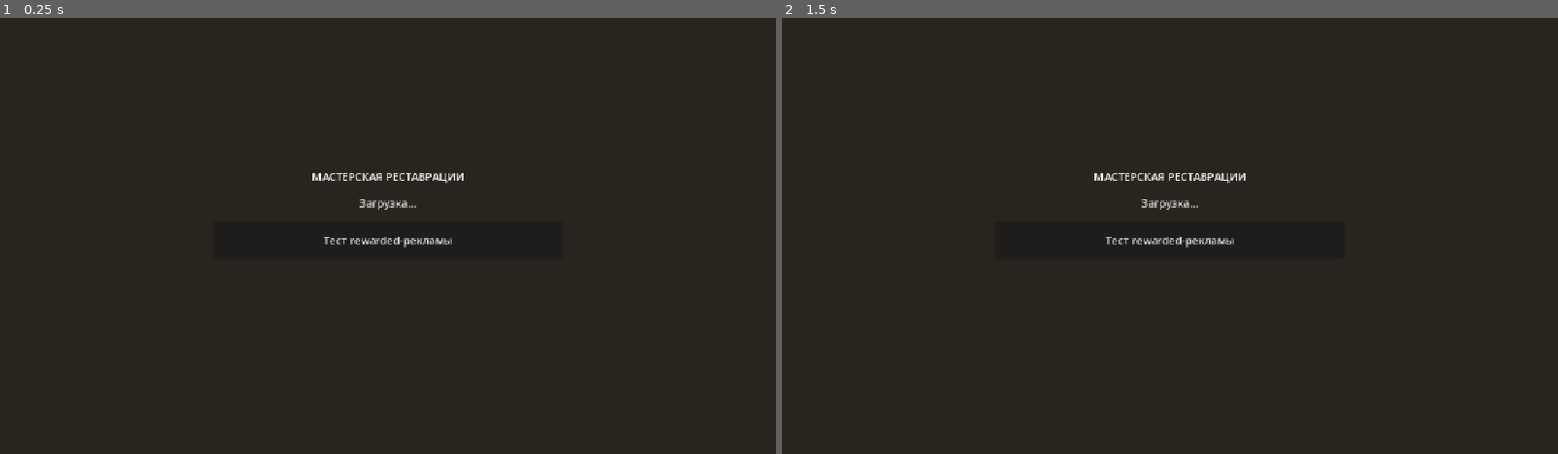
Above: before the commit, frames 1-2 (left to right).
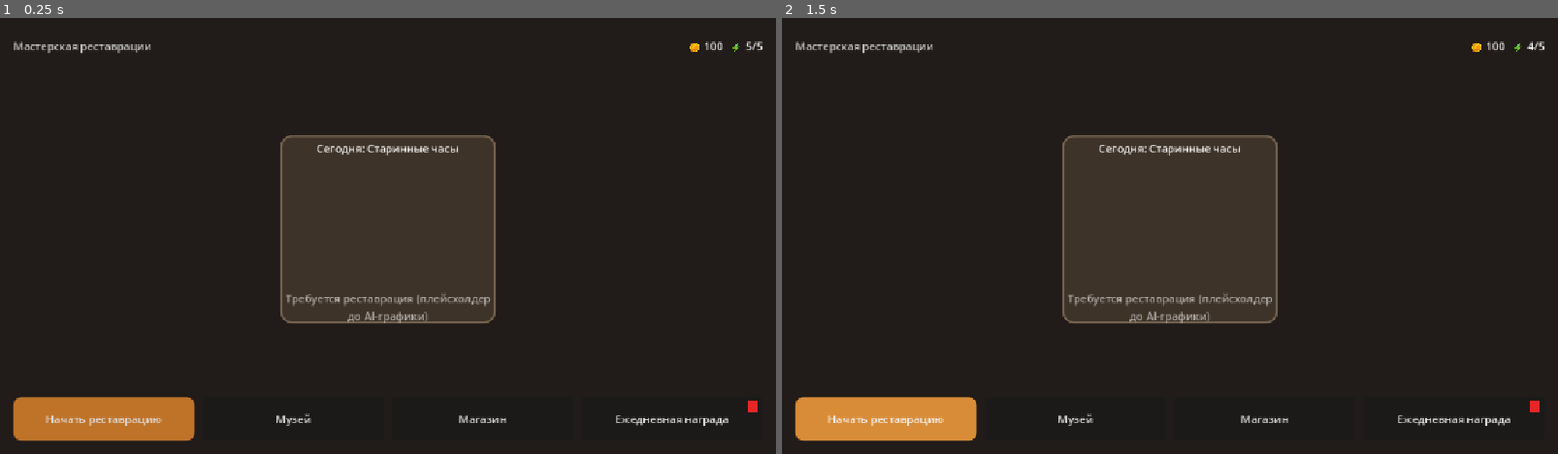
Above: after the commit, the same moments.

Repository: DAIMORE-CODE/architect
Game: Godot game, scene res://scenes/Main.tscn
The game is run twice, just before and just after one commit, with the same random seed, the same clock (stepped at 60 frames per second) and the same inputs.
Inputs (mouse positions are in pixels of both pictures, inside the frame that each line leads up to):
- Up to frame 1 (0.25 s): no input
- Up to frame 2 (1.5 s): click (1170, 240) at 0.5 s, where only the run before the commit has a clickable "Тест rewarded-рекламы"; click (882, 419) at 1.25 s, where only the run after the commit has a clickable "Начать реставрацию"

The runs differ from the first frame. In frame 1, 6.9% of the frame differs, in the area x 1-99%, y 5-98%; in frame 2, 6.9%.
Error before the commit: Parse Error: Cannot infer the type of "hub" variable because the value doesn't have a set type. (res://scripts/Main.gd:15)

Commit message:
fix: apply step 2 code review (Main.gd parsing, signal lifecycle, @onready bindings, UI adaptability)

Diff:
--- a/architect/scenes/screens/HubScreen.tscn
+++ b/architect/scenes/screens/HubScreen.tscn
@@ -72,6 +72,18 @@
 grow_vertical = 2
 theme_override_styles/panel = SubResource("StyleBoxFlat_workbench")
 
+[node name="WorkbenchMargin" type="MarginContainer" parent="RootMargin/VBox/WorkbenchArea/Workbench"]
+layout_mode = 1
+anchors_preset = 15
+anchor_right = 1.0
+anchor_bottom = 1.0
+grow_horizontal = 2
+grow_vertical = 2
+theme_override_constants/margin_left = 16
+theme_override_constants/margin_top = 16
+theme_override_constants/margin_right = 16
+theme_override_constants/margin_bottom = 16
+
 [node name="ItemPlaceholder" type="TextureRect" parent="RootMargin/VBox/WorkbenchArea/Workbench"]
 self_modulate = Color(1, 1, 1, 0.55)
 layout_mode = 1
@@ -122,24 +134,28 @@
 layout_mode = 2
 size_flags_horizontal = 3
 text = "Начать реставрацию"
+text_overrun_behavior = 3
 
 [node name="BtnMuseum" type="Button" parent="RootMargin/VBox/ButtonsBox"]
 custom_minimum_size = Vector2(0, 64)
 layout_mode = 2
 size_flags_horizontal = 3
 text = "Музей"
+text_overrun_behavior = 3
 
 [node name="BtnShop" type="Button" parent="RootMargin/VBox/ButtonsBox"]
 custom_minimum_size = Vector2(0, 64)
 layout_mode = 2
 size_flags_horizontal = 3
 text = "Магазин"
+text_overrun_behavior = 3
 
 [node name="BtnDaily" type="Button" parent="RootMargin/VBox/ButtonsBox"]
 custom_minimum_size = Vector2(0, 64)
 layout_mode = 2
 size_flags_horizontal = 3
 text = "Ежедневная награда"
+text_overrun_behavior = 3
 
 [node name="DailyDot" type="ColorRect" parent="RootMargin/VBox/ButtonsBox/BtnDaily"]
 layout_mode = 1
--- a/architect/scripts/Main.gd
+++ b/architect/scripts/Main.gd
@@ -12,7 +12,11 @@
 	# инициализированы к этому моменту — порядок задан в project.godot.
 	YandexSDK.notify_game_ready()
 	# Шаг 2: главный экран игры (Hub). Старый статус-каркас Шага 1 скрыт.
-	var hub := load("res://scenes/screens/HubScreen.tscn").instantiate()
+	var hub_scene := load("res://scenes/screens/HubScreen.tscn") as PackedScene
+	if hub_scene == null:
+		push_error("Main: не удалось загрузить HubScreen.tscn")
+		return
+	var hub: Control = hub_scene.instantiate()
 	hub.name = "HubScreen"
 	add_child(hub)
 	if status_label != null:
@@ -20,10 +24,6 @@
 	if ad_test_button != null:
 		ad_test_button.visible = false
 	_update_status()
-	GameData.coins_changed.connect(func(_v): _update_status())
-	GameData.energy_changed.connect(func(_c, _m): _update_status())
-	# Временная кнопка для проверки stub-рекламы (удалим на Шаге 2).
-	ad_test_button.pressed.connect(_on_ad_test_pressed)
 
 func _update_status() -> void:
 	var sdk_mode := "web" if OS.has_feature("web") else "stub"
@@ -36,15 +36,3 @@
 		sdk_mode,
 	]
 	status_label.text = "Мастерская реставрации — Шаг 1 (каркас)\n" + info
-
-func _on_ad_test_pressed() -> void:
-	ad_test_button.disabled = true
-	ad_test_button.text = "Реклама… (stub: 2 сек)"
-	YandexSDK.show_rewarded_ad(_on_rewarded)
-
-func _on_rewarded(viewed: bool) -> void:
-	ad_test_button.disabled = false
-	ad_test_button.text = "Тест rewarded-рекламы"
-	if viewed:
-		GameData.add_coins(50)
-		print("Main: реклама просмотрена (stub), +50 монет")
--- a/architect/scripts/screens/HubScreen.gd
+++ b/architect/scripts/screens/HubScreen.gd
@@ -2,51 +2,37 @@
 ## HubScreen — главный экран игры (Шаг 2). Адаптивный UI: все элементы внутри
 ## MarginContainer + VBox/HBox контейнеров, растянутых на весь экран, поэтому
 ## интерфейс корректно выглядит и на десктопе (16:9), и в портрете на мобильном.
-## Данные читаются из автозагрузок GameData / DayCycle; обновление HUD — по сигналам.
+## Данные читаются из автозагрузок GameData / DayCycle.
+## ВАЖНО (код-ревью): HUD_TopBar — единственный источник истины для монет и
+## энергии; HubScreen НЕ трогает их лейблы напрямую. Подписка на сигналы —
+## в _enter_tree(), отписка — в _exit_tree() (без утечек при смене экранов).
 
-# --- Ссылки на узлы (через @export, чтобы можно было переназначить в инспекторе) ---
+# --- Привязка узлов (явные пути, @onready вместо @export) -------------------
 
-@export var top_bar: CanvasItem          # компонент HUD_TopBar (сцена scenes/ui/HUD_TopBar.tscn)
-@export var btn_start: Button            # «Начать реставрацию» — основная кнопка
-@export var btn_museum: Button           # «Музей»
-@export var btn_shop: Button             # «Магазин»
-@export var btn_daily: Button            # «Ежедневная награда»
-@export var daily_dot: Control           # красная точка на кнопке daily
+@onready var top_bar: CanvasItem = $RootMargin/VBox/TopBar
+@onready var btn_start: Button = $RootMargin/VBox/ButtonsBox/BtnStart
+@onready var btn_museum: Button = $RootMargin/VBox/ButtonsBox/BtnMuseum
+@onready var btn_shop: Button = $RootMargin/VBox/ButtonsBox/BtnShop
+@onready var btn_daily: Button = $RootMargin/VBox/ButtonsBox/BtnDaily
+@onready var daily_dot: ColorRect = $RootMargin/VBox/ButtonsBox/BtnDaily/DailyDot
 
-# Необязательные ссылки (если top_bar не задан — ищем стандартные имена узлов)
-@export var lbl_coins: Label
-@export var lbl_energy: Label
+func _enter_tree() -> void:
+	GameData.coins_changed.connect(_on_coins_changed)
+	GameData.energy_changed.connect(_on_energy_changed)
+	DayCycle.daily_reward_state_changed.connect(_on_daily_reward_changed)
+
+func _exit_tree() -> void:
+	if GameData.coins_changed.is_connected(_on_coins_changed):
+		GameData.coins_changed.disconnect(_on_coins_changed)
+	if GameData.energy_changed.is_connected(_on_energy_changed):
+		GameData.energy_changed.disconnect(_on_energy_changed)
+	if DayCycle.daily_reward_state_changed.is_connected(_on_daily_reward_changed):
+		DayCycle.daily_reward_state_changed.disconnect(_on_daily_reward_changed)
 
 func _ready() -> void:
-	# Если ссылки не назначены в инспекторе — находим узлы по стандартным именам.
-	if top_bar == null:
-		top_bar = get_node_or_null("RootMargin/VBox/TopBar")
-	if btn_start == null:
-		btn_start = get_node_or_null("RootMargin/VBox/ButtonsBox/BtnStart") as Button
-	if btn_museum == null:
-		btn_museum = get_node_or_null("RootMargin/VBox/ButtonsBox/BtnMuseum") as Button
-	if btn_shop == null:
-		btn_shop = get_node_or_null("RootMargin/VBox/ButtonsBox/BtnShop") as Button
-	if btn_daily == null:
-		btn_daily = get_node_or_null("RootMargin/VBox/ButtonsBox/BtnDaily") as Button
-	if daily_dot == null:
-		daily_dot = get_node_or_null("RootMargin/VBox/ButtonsBox/BtnDaily/DailyDot")
-
-	# Если HUD_TopBar вложен отдельной сценой — находим его дочерние лейблы.
-	if top_bar != null and lbl_coins == null:
-		lbl_coins = top_bar.get_node_or_null("CoinsBox/CoinsLabel") as Label
-	if top_bar != null and lbl_energy == null:
-		lbl_energy = top_bar.get_node_or_null("EnergyBox/EnergyLabel") as Label
-
-	# Подписка на сигналы автозагрузок — HUD обновляется автоматически.
-	GameData.coins_changed.connect(_on_coins_changed)
-	GameData.energy_changed.connect(_on_energy_changed)
-	DayCycle.daily_reward_state_changed.connect(_refresh_daily_badge)
-
-	# Обработка кнопок (дублирующая привязка через код безопасна:
-	# если сигнал уже подключён в редакторе — connect не создаёт дубль).
+	# Обработка кнопок (connect не создаёт дубль, если уже привязан в редакторе).
 	for pair in [[btn_start, _on_start_pressed], [btn_museum, _on_museum_pressed],
-			[btn_shop, _on_shop_pressed], [btn_daily, _on_daily_pressed]]:
+					[btn_shop, _on_shop_pressed], [btn_daily, _on_daily_pressed]]:
 		var b: Button = pair[0]
 		if b != null and not b.pressed.is_connected(pair[1]):
 			b.pressed.connect(pair[1])
@@ -63,34 +49,29 @@
 		btn_start.add_theme_stylebox_override("hover", sb_hover)
 		btn_start.add_theme_stylebox_override("pressed", sb_hover)
 
-	# Первичное заполнение.
-	_refresh_all()
-
-func _refresh_all() -> void:
-	_update_coins(GameData.coins)
-	_update_energy(GameData.energy_current, GameData.MAX_ENERGY_PER_DAY)
+	# Первичное заполнение (только то, чем владеет этот экран).
 	_refresh_daily_badge()
 
-# --- Обновление HUD ---------------------------------------------------------
+# --- Реакция на сигналы ------------------------------------------------------
 
-func _update_coins(amount: int) -> void:
-	if lbl_coins != null:
-		lbl_coins.text = "🪙 %d" % amount
+func _on_coins_changed(_new_amount: int) -> void:
+	# Монеты отображает HUD_TopBar (единственный источник истины) — здесь ничего не делаем.
+	pass
 
-func _update_energy(current: int, maximum: int) -> void:
-	if lbl_energy != null:
-		lbl_energy.text = "⚡ %d/%d" % [current, maximum]
+func _on_energy_changed(_current: int, _maximum: int) -> void:
+	# Энергию отображает HUD_TopBar (единственный источник истины) — здесь ничего не делаем.
+	pass
 
-func _on_coins_changed(new_amount: int) -> void:
-	_update_coins(new_amount)
-
-func _on_energy_changed(current: int, maximum: int) -> void:
-	_update_energy(current, maximum)
+func _on_daily_reward_changed() -> void:
+	_refresh_daily_badge()
 
 func _refresh_daily_badge() -> void:
-	# Красная точка видна, только если награду ещё не забрали сегодня.
+	# Красная точка видна, только если награду ещё не забрали сегодня;
+	# сама кнопка блокируется, когда награда недоступна.
 	if daily_dot != null:
 		daily_dot.visible = DayCycle.is_daily_reward_available()
+	if btn_daily != null:
+		btn_daily.disabled = not DayCycle.is_daily_reward_available()
 
 # --- Обработчики кнопок -------------------------------------------------------
 
--- a/architect/scripts/ui/HUD_TopBar.gd
+++ b/architect/scripts/ui/HUD_TopBar.gd
@@ -1,19 +1,25 @@
 extends HBoxContainer
 ## HUD_TopBar — переиспользуемый компонент верхней панели (монеты + энергия).
-## Встраивается в HubScreen как отдельная сцена (instances). Отображает данные
-## из автозагрузки GameData и подписывается на её сигналы, поэтому значение
-## обновляется мгновенно при любой покупке/награде/трате энергии.
+## Единственный источник истины для отображения GameData.coins / энергии:
+## сам подписывается на сигналы GameData. Экраны НЕ должны менять эти лейблы.
+## Жизненный цикл сигналов: подписка в _enter_tree(), отписка в _exit_tree().
 
-@export var lbl_coins: Label
-@export var lbl_energy: Label
+# --- Привязка узлов (явные пути, @onready вместо @export) -------------------
+
+@onready var lbl_coins: Label = $CoinsBox/CoinsLabel
+@onready var lbl_energy: Label = $EnergyBox/EnergyLabel
+
+func _enter_tree() -> void:
+	GameData.coins_changed.connect(_on_coins_changed)
+	GameData.energy_changed.connect(_on_energy_changed)
+
+func _exit_tree() -> void:
+	if GameData.coins_changed.is_connected(_on_coins_changed):
+		GameData.coins_changed.disconnect(_on_coins_changed)
+	if GameData.energy_changed.is_connected(_on_energy_changed):
+		GameData.energy_changed.disconnect(_on_energy_changed)
 
 func _ready() -> void:
-	if lbl_coins == null:
-		lbl_coins = get_node_or_null("CoinsBox/CoinsLabel") as Label
-	if lbl_energy == null:
-		lbl_energy = get_node_or_null("EnergyBox/EnergyLabel") as Label
-	GameData.coins_changed.connect(_on_coins_changed)
-	GameData.energy_changed.connect(_on_energy_changed)
 	_refresh(GameData.coins, GameData.energy_current, GameData.MAX_ENERGY_PER_DAY)
 
 func _on_coins_changed(new_amount: int) -> void:
